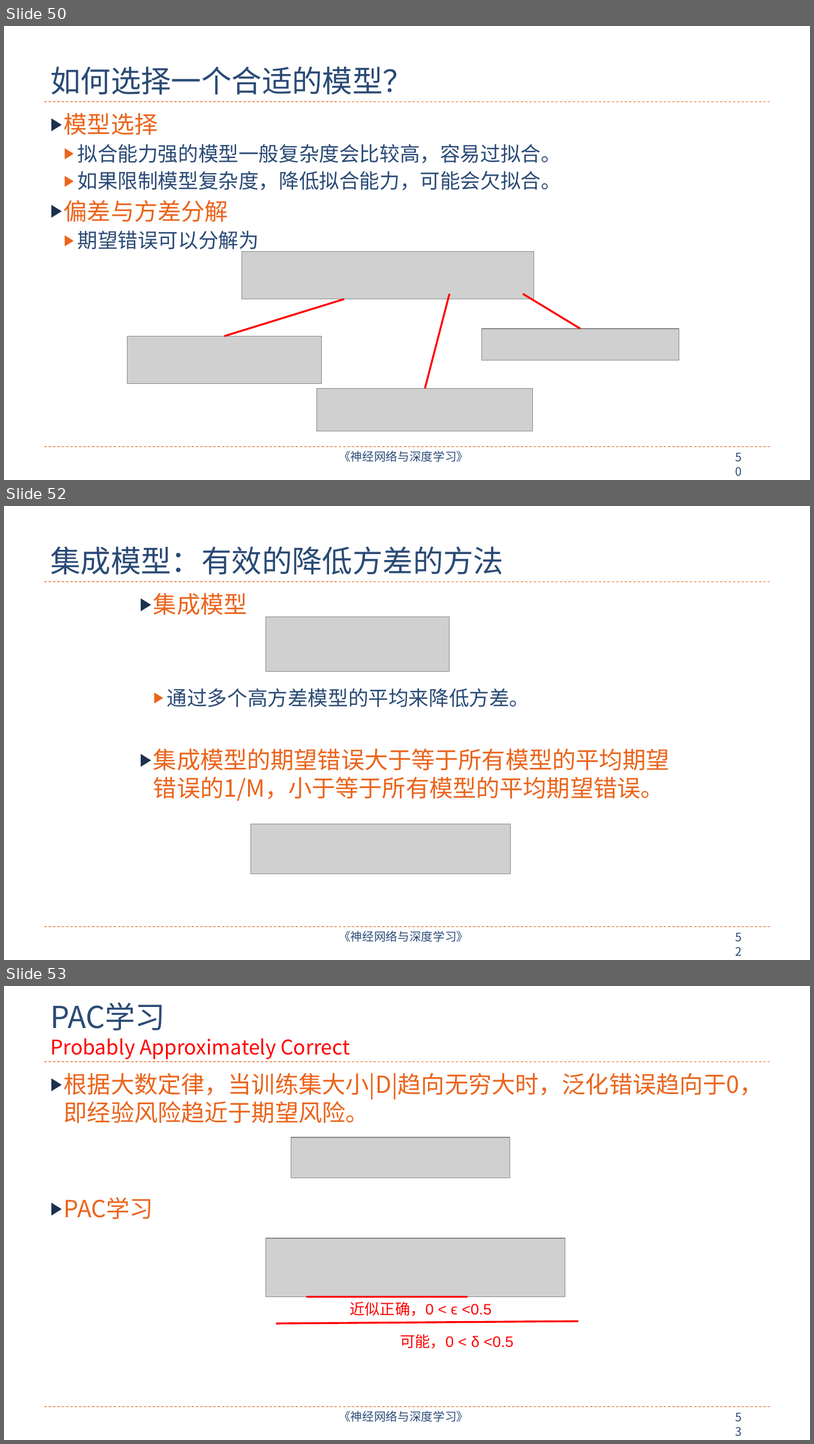
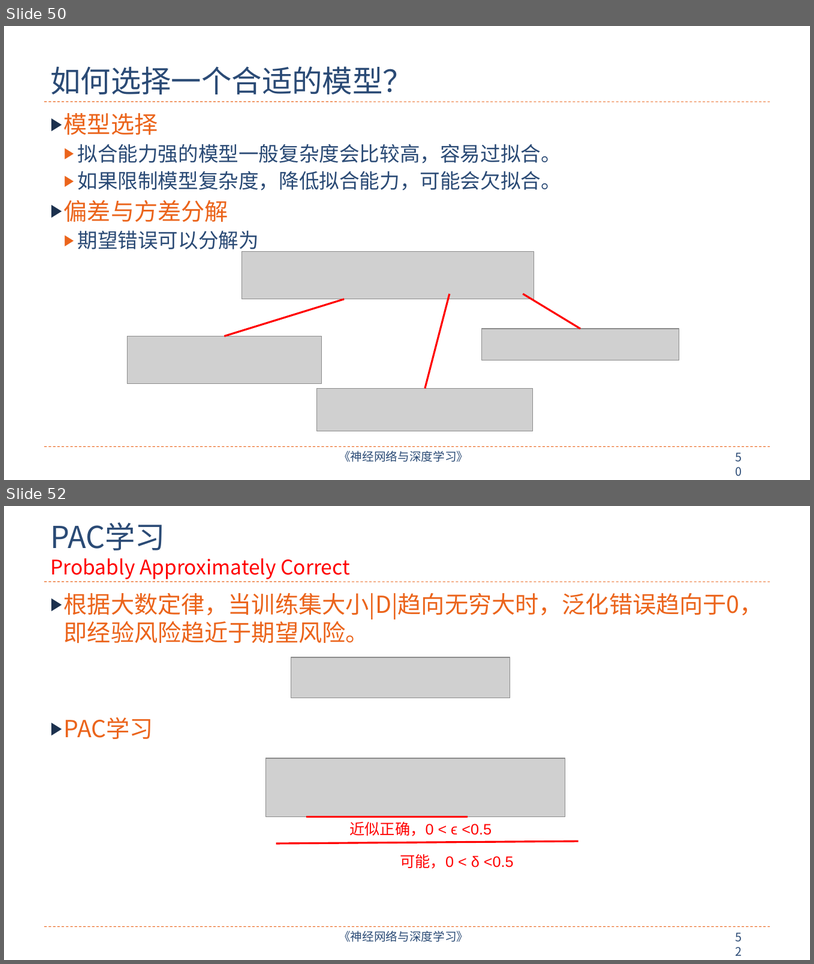
Before and after one commit to nndl/nndl.github.io, a slide deck: ppt/chap-机器学习概述.pptx. Shown one above the other, each under a label of ours: slides 50, 52 and 53 before the commit, slides 50 and 52 after it; the slides between them are not shown. The pictures are 814x1444 and 814x964 pixels, drawn with LibreOffice and Linux fonts; fonts in the diff are those of the drawing; grey boxes stand for pictures. Boxes give left, top, right and bottom in pixels: in the first picture for what was removed or moved away, otherwise in the second. Text is boxed around its words. In the diff, an @@ line names an element or a change of style, - is before the commit and + after.

```diff
--- a/ppt/chap-机器学习概述.pptx
+++ b/ppt/chap-机器学习概述.pptx
@@ slide 52 removed at box(4, 506, 810, 960), background #FFFFFF; not listed: 4 template elements that a slide beside it also shows @@
@@ title removed at box(50, 546, 504, 574) @@
-集成模型：有效的降低方差的方法
@@ text removed at box(153, 593, 670, 801) @@
-▶ 集成模型
-  ▶ 通过多个高方差模型的平均来降低方差。
-▶ 集成模型的期望错误大于等于所有模型的平均期望错误的1/M，小于等于所有模型的平均期望错误。
@@ picture removed at box(266, 617, 449, 671) @@
@@ picture removed at box(251, 823, 511, 874) @@
@@ what was slide 53 is now slide 52 @@
```
Also in this commit, not shown: 6 slides changed, 4 slides added, 1 other slide removed.
